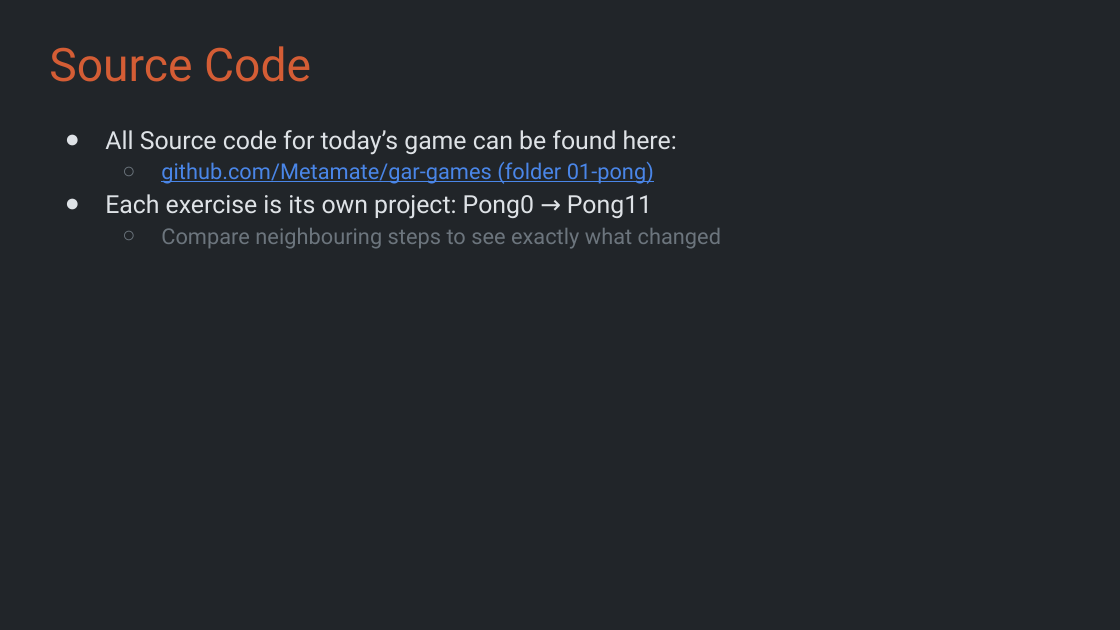
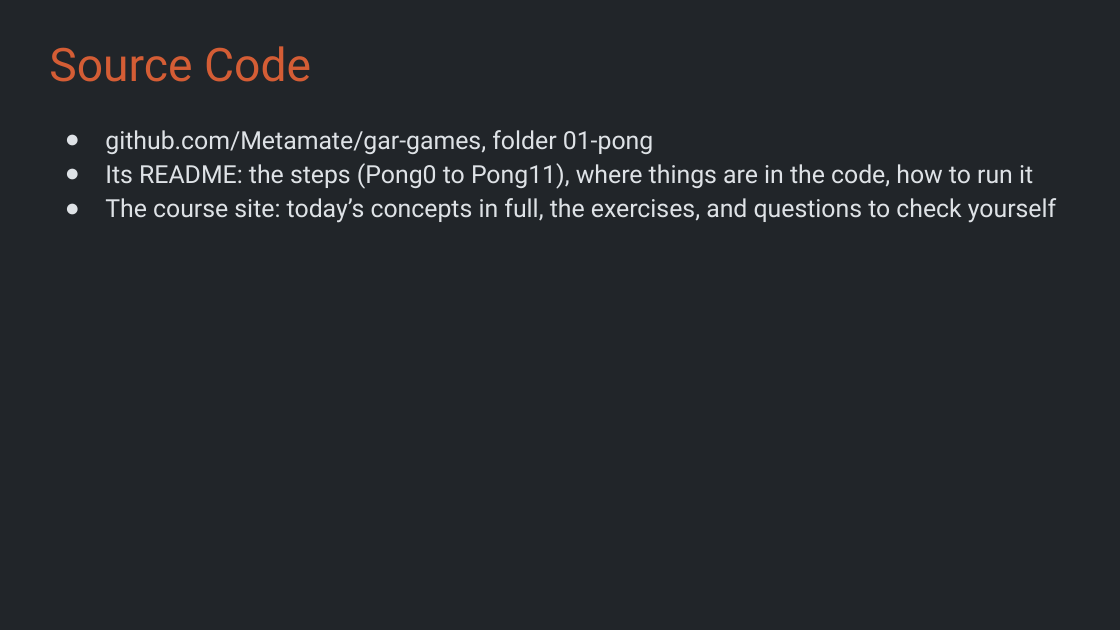
Before and after one commit to Metamate/gar, a slide deck: slide 8 of slides/01 Pong.pptx. Drawn at 1120x630 pixels with LibreOffice and Linux fonts; fonts in the diff are those of the drawing. Boxes give left, top, right and bottom in pixels: in the first picture for what was removed or moved away, otherwise in the second. Text is boxed around its words. In the diff, an @@ line names an element or a change of style, - is before the commit and + after.

```diff
--- a/slides/01 Pong.pptx
+++ b/slides/01 Pong.pptx
@@ text at (x1=105, y1=130, x2=1056, y2=223): text changed; size 14 to 16 pt @@
-● All Source code for today’s game can be found here:
-  ○ github.com/Metamate/gar-games (folder 01-pong)
-● Each exercise is its own project: Pong0 → Pong11
-  ○ Compare neighbouring steps to see exactly what changed
+● github.com/Metamate/gar-games, folder 01-pong
+● Its README: the steps (Pong0 to Pong11), where things are in the code, how to run it
+● The course site: today’s concepts in full, the exercises, and questions to check yourself
```
Also in this commit, not shown: 2 other slides changed, 20 other files.
